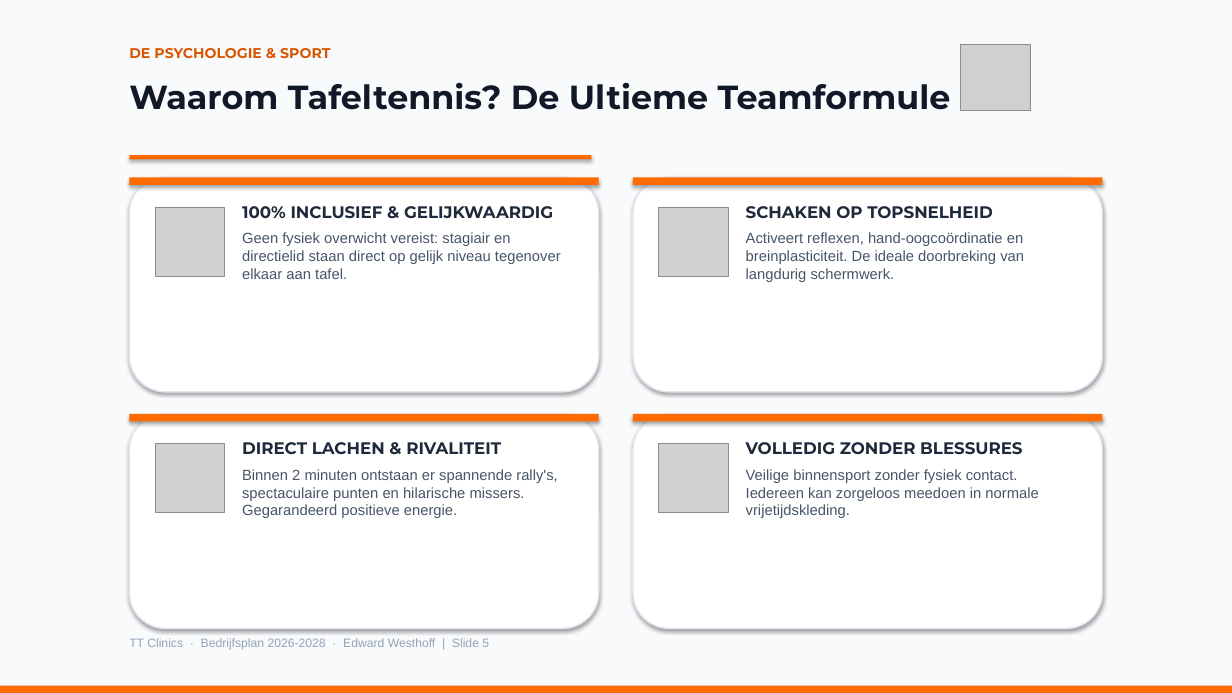
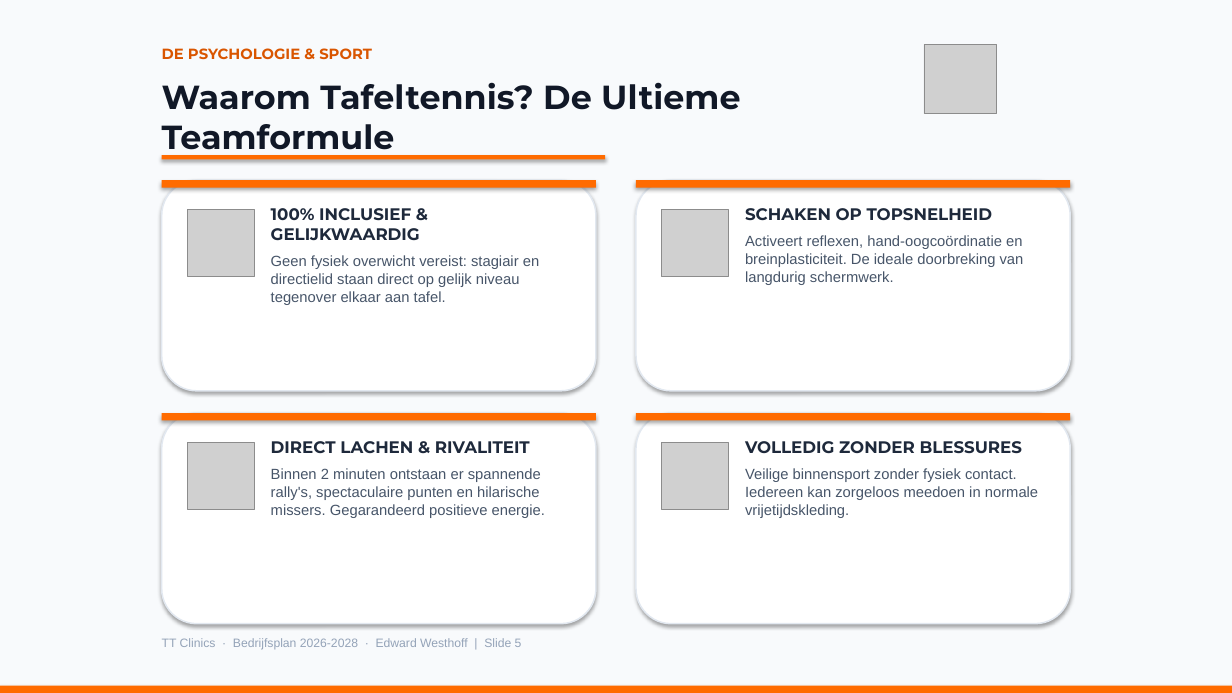
Before and after one commit to radder1972/TTClinics, a slide deck: slide 5 of TT_Clinics_Bedrijfsplan.pptx. Drawn at 1232x693 pixels with LibreOffice and Linux fonts; fonts in the diff are those of the drawing; grey boxes stand for pictures. Boxes give left, top, right and bottom in pixels: in the first picture for what was removed or moved away, otherwise in the second. Text is boxed around its words. In the diff, an @@ line names an element or a change of style, - is before the commit and + after.

Commit message:
Align icons with website SVG style, enlarge Edward photo and typography, and increase slide inner margins

```diff
--- a/TT_Clinics_Bedrijfsplan.pptx
+++ b/TT_Clinics_Bedrijfsplan.pptx
@@ text "DE PSYCHOLOGIE & SPORT": place and size @@
-text "DE PSYCHOLOGIE & SPORT" at (129, 48, 330, 58)
+text "DE PSYCHOLOGIE & SPORT" at (162, 48, 372, 60)
@@ text "DE PSYCHOLOGIE & SPORT" at (162, 48, 372, 60): size 11 to 11.5 pt @@
@@ picture: place and size @@
-picture at (961, 44, 1031, 111)
+picture at (924, 44, 997, 114)
@@ text "Waarom Tafeltennis? De Ultieme Teamformule" rewrapped from (129, 82, 951, 110) to (162, 82, 740, 157) @@
@@ rectangle: place and size @@
-rectangle at (129, 155, 592, 159)
+rectangle at (162, 155, 605, 159)
@@ rounded rectangle: place and size @@
-rounded rectangle at (129, 177, 599, 392)
+rounded rectangle at (162, 180, 596, 391)
@@ rectangle: place and size @@
-rectangle at (129, 177, 599, 185)
+rectangle at (162, 180, 596, 188)
@@ text "100% INCLUSIEF & GELIJKWAARDIG" rewrapped from (242, 206, 561, 279) to (271, 208, 539, 305) @@
@@ rounded rectangle: place and size @@
-rounded rectangle at (633, 177, 1103, 392)
+rounded rectangle at (636, 180, 1070, 391)
@@ rectangle: place and size @@
-rectangle at (633, 177, 1103, 185)
+rectangle at (636, 180, 1070, 188)
@@ picture: place and size @@
-picture at (155, 207, 225, 276)
+picture at (188, 210, 254, 276)
@@ rounded rectangle: place and size @@
-rounded rectangle at (129, 414, 599, 628)
+rounded rectangle at (162, 413, 596, 624)
@@ rectangle: place and size @@
-rectangle at (129, 414, 599, 421)
+rectangle at (162, 413, 596, 421)
@@ rounded rectangle: place and size @@
-rounded rectangle at (633, 414, 1103, 628)
+rounded rectangle at (636, 413, 1070, 624)
@@ rectangle: place and size @@
-rectangle at (633, 414, 1103, 421)
+rectangle at (636, 413, 1070, 421)
@@ picture: place and size @@
-picture at (155, 444, 225, 513)
+picture at (188, 443, 254, 509)
@@ text "DIRECT LACHEN & RIVALITEIT" rewrapped from (242, 442, 557, 518) to (271, 441, 545, 518) @@
@@ picture: place and size @@
-picture at (659, 444, 728, 513)
+picture at (662, 443, 728, 509)
@@ text "TT Clinics · Bedrijfsplan 2026-2028 ...": place and size @@
-text "TT Clinics · Bedrijfsplan 2026-2028 ..." at (129, 638, 489, 650)
+text "TT Clinics · Bedrijfsplan 2026-2028 ..." at (162, 638, 522, 650)
```
Also in this commit, not shown: 10 other slides changed, 8 other files.
